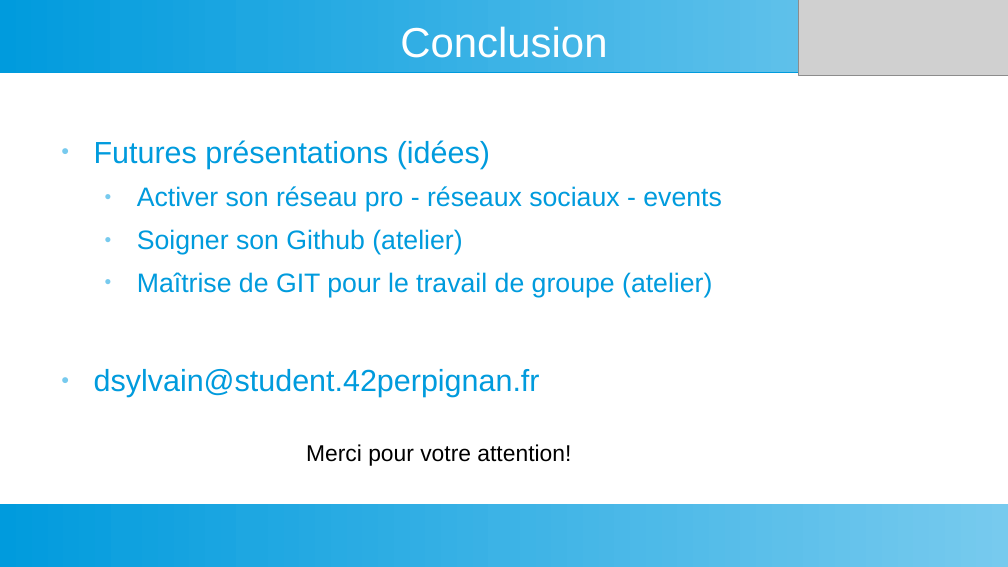
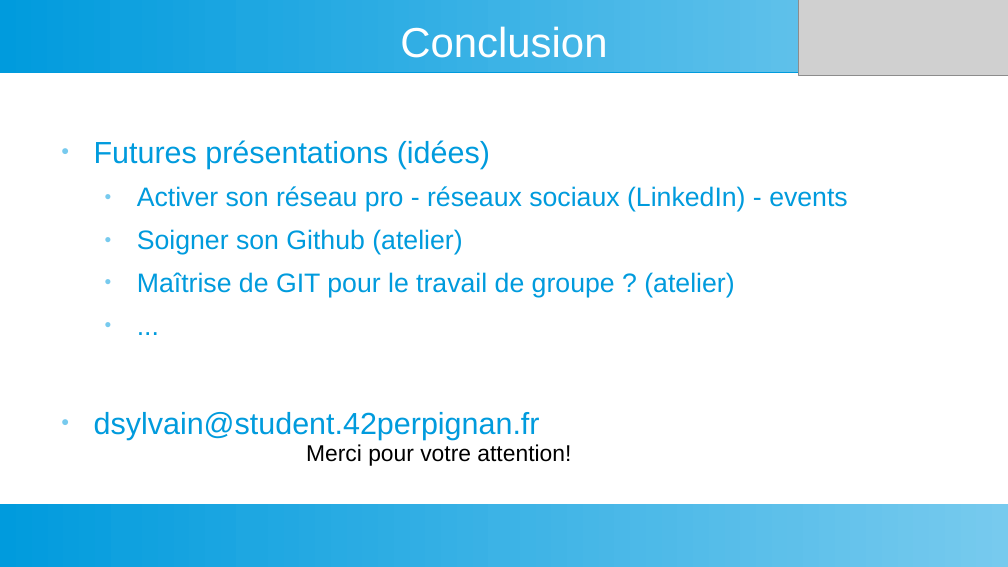
Before and after one commit to dansylvain/market_study_pres00, a slide deck: slide 35 of presentation specialisation pro.odp (slide 32 before the commit). Drawn at 1008x567 pixels with LibreOffice and Linux fonts; fonts in the diff are those of the drawing; grey boxes stand for pictures. Boxes give left, top, right and bottom in pixels: in the first picture for what was removed or moved away, otherwise in the second. Text is boxed around its words. In the diff, an @@ line names an element or a change of style, - is before the commit and + after.

```diff
--- a/presentation specialisation pro.odp
+++ b/presentation specialisation pro.odp
@@ text at bbox=[137, 186, 848, 212]: text changed @@
-  ● Activer son réseau pro - réseaux sociaux - events
+  ● Activer son réseau pro - réseaux sociaux (LinkedIn) - events
@@ text at bbox=[137, 272, 734, 297]: text changed @@
-  ● Maîtrise de GIT pour le travail de groupe (atelier)
+  ● Maîtrise de GIT pour le travail de groupe ? (atelier)
+  ● ...
```
Also in this commit, not shown: 3 other slides changed, 4 slides added, 1 slide removed, 1 other file.
